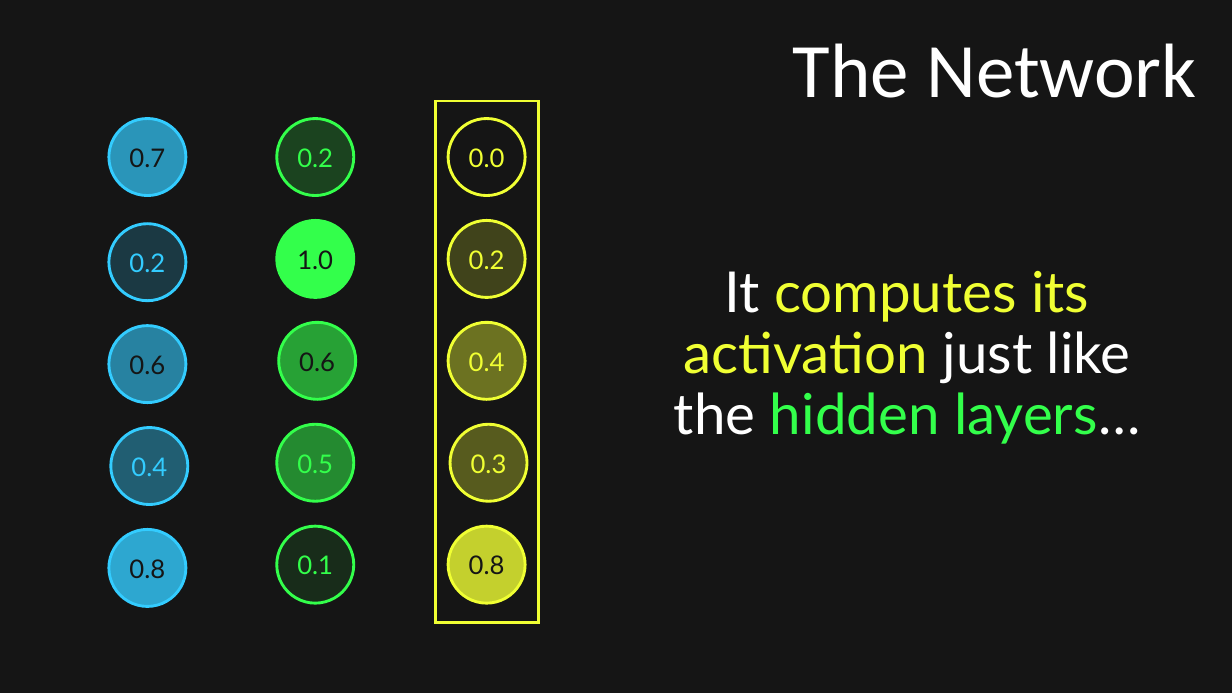
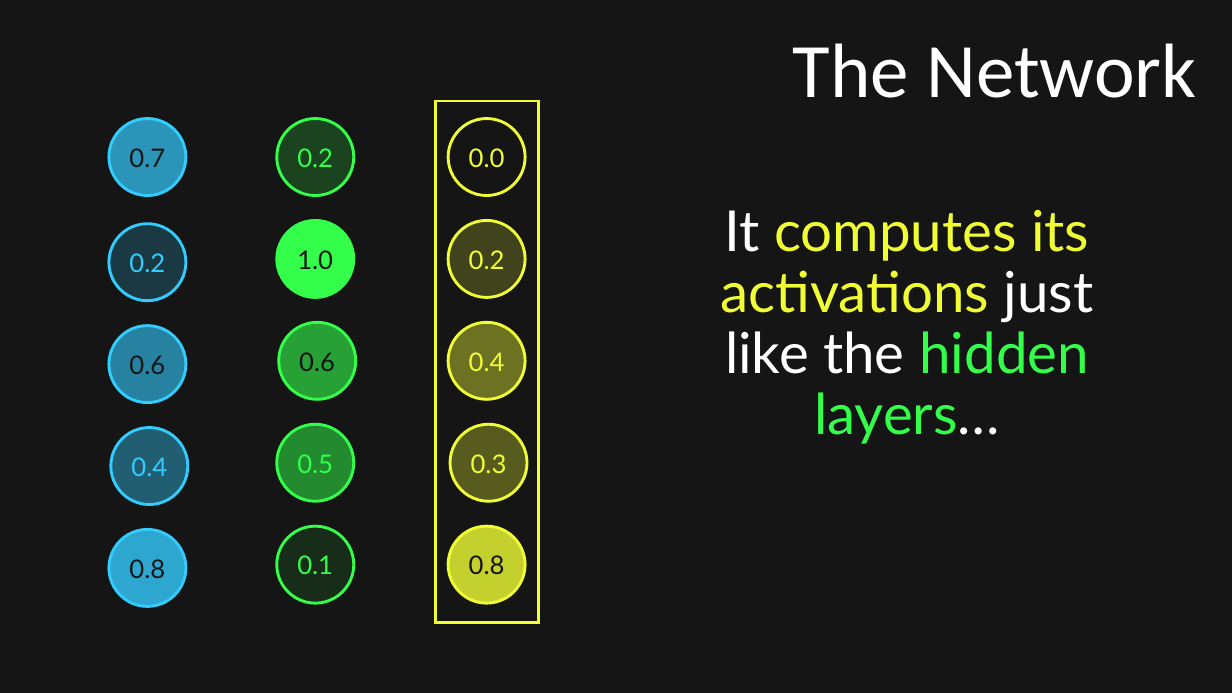
Before and after one commit to visaural/R2_B09_Chord_Identification, a slide deck: slide 18 of presentations/q2_ADV_NN/q2_adv_nn.pptx. Drawn at 1232x693 pixels with LibreOffice and Linux fonts; fonts in the diff are those of the drawing. Boxes give left, top, right and bottom in pixels: in the first picture for what was removed or moved away, otherwise in the second. Text is boxed around its words. In the diff, an @@ line names an element or a change of style, - is before the commit and + after.

```diff
--- a/presentations/q2_ADV_NN/q2_adv_nn.pptx
+++ b/presentations/q2_ADV_NN/q2_adv_nn.pptx
@@ text at (720, 210, 1094, 444): text changed @@
-It computes its activation just like the hidden layers…
+It computes its activations just like the hidden layers…
```
Also in this commit, not shown: 1 other slide changed.
